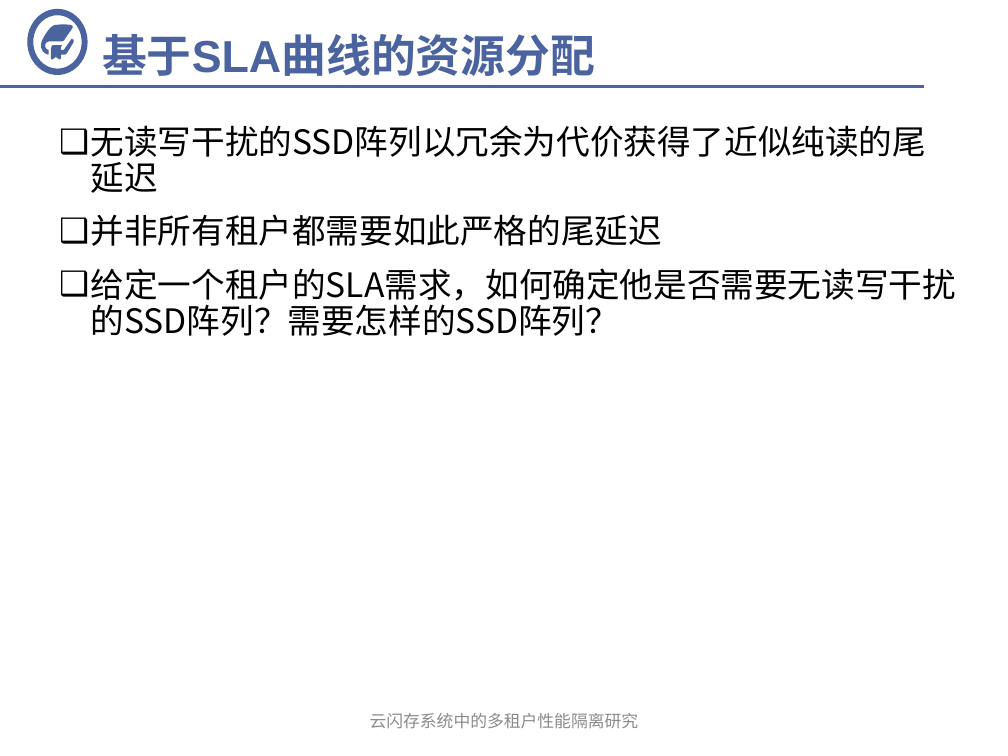
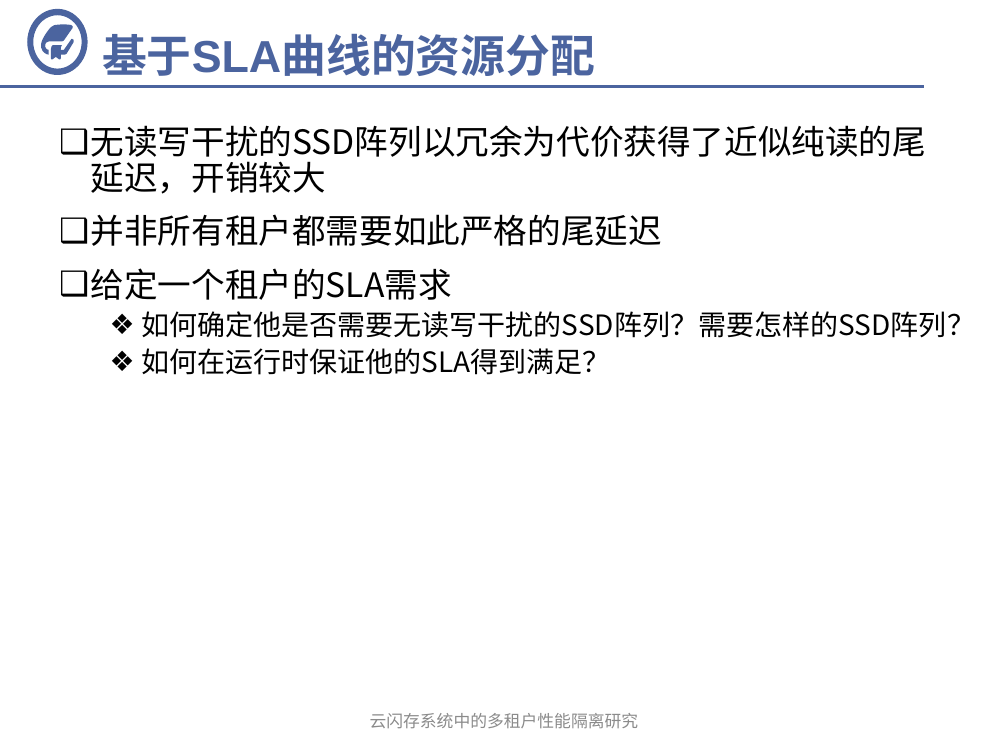
Before and after one commit to fandahao17/undergrad-thesis, a slide deck: slide 10 of 答辩.pptx (slide 11 before the commit). Drawn at 1008x756 pixels with LibreOffice and Linux fonts; fonts in the diff are those of the drawing; background and template pictures are left out. Boxes give left, top, right and bottom in pixels: in the first picture for what was removed or moved away, otherwise in the second. Text is boxed around its words. In the diff, an @@ line names an element or a change of style, - is before the commit and + after.

```diff
--- a/答辩.pptx
+++ b/答辩.pptx
@@ text at (x1=91, y1=125, x2=926, y2=194): text changed @@
-❑ 无读写干扰的SSD阵列以冗余为代价获得了近似纯读的尾延迟
+❑ 无读写干扰的SSD阵列以冗余为代价获得了近似纯读的尾延迟，开销较大
@@ text at (x1=91, y1=268, x2=975, y2=375): text changed; size 24 to 20 pt @@
-❑ 给定一个租户的SLA需求，如何确定他是否需要无读写干扰的SSD阵列？需要怎样的SSD阵列？
+❑ 给定一个租户的SLA需求
+  ❖ 如何确定他是否需要无读写干扰的SSD阵列？需要怎样的SSD阵列？
+  ❖ 如何在运行时保证他的SLA得到满足？
```
Also in this commit, not shown: 9 other slides changed, 1 slide added, 4 slides removed.
